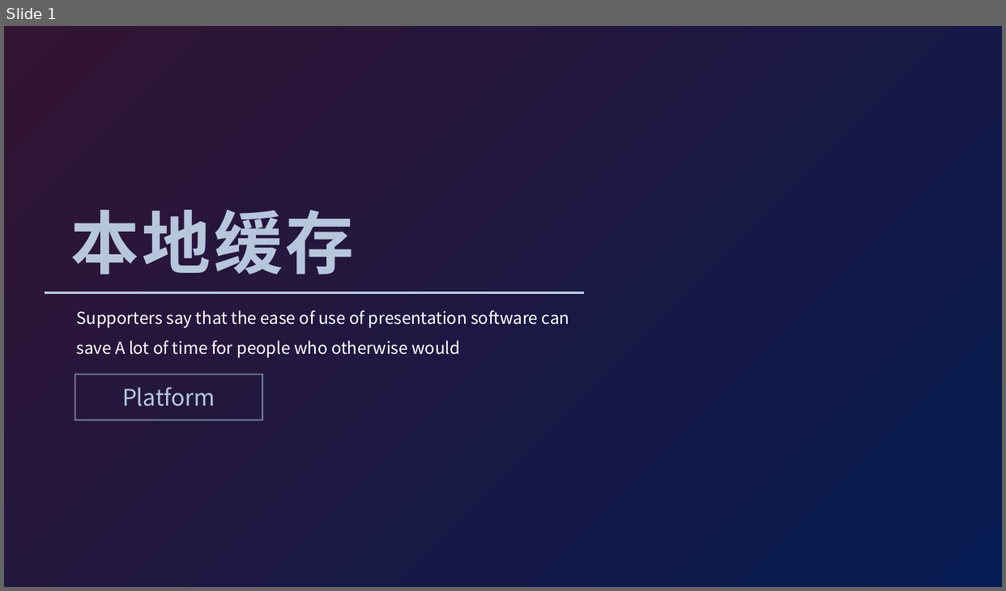
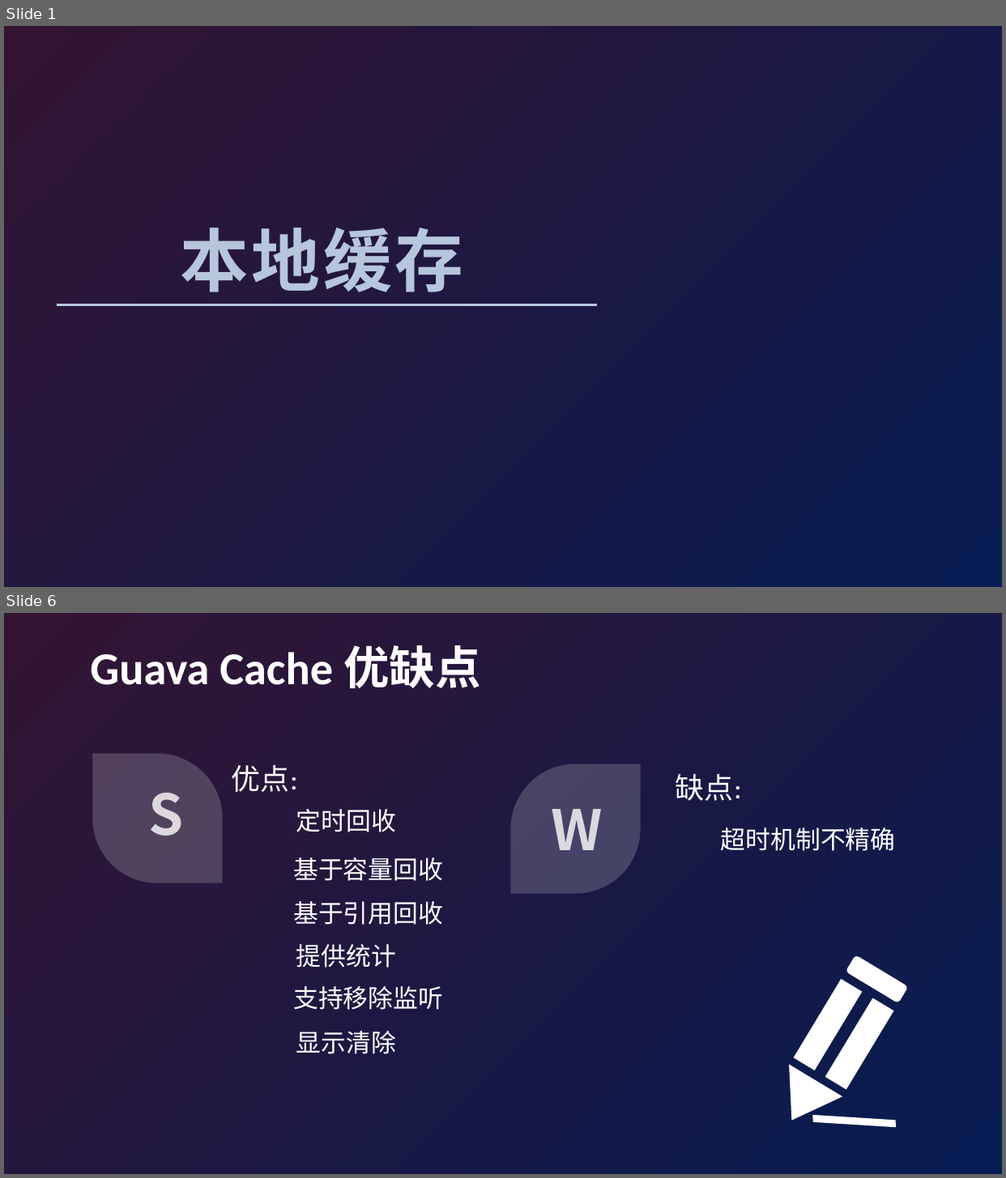
Before and after one commit to zhanghs8801/ResearchLab, a slide deck: doc/Cache.pptx. Shown one above the other, each under a label of ours: slide 1 before the commit, slides 1 and 6 after it; the slides between them are not shown. The pictures are 1006x591 and 1006x1178 pixels, drawn with LibreOffice and Linux fonts; fonts in the diff are those of the drawing; background and template pictures are left out. Boxes give left, top, right and bottom in pixels: in the first picture for what was removed or moved away, otherwise in the second. Text is boxed around its words. In the diff, an @@ line names an element or a change of style, - is before the commit and + after.

Commit message:
update cache doc

```diff
--- a/doc/Cache.pptx
+++ b/doc/Cache.pptx
@@ slide 6 added at <box>4,613,1002,1174</box>, background gradient #050102 to #331433 to #061C52 @@
@@ text added at <box>90,645,481,688</box>, 44 pt, text #FFFFFF, bold @@
+Guava Cache 优缺点
@@ freeform shape added at <box>92,754,223,884</box>, fill #F2F2F2 at 20% opacity @@
@@ text added at <box>231,764,289,792</box>, 28 pt, text #FFFFFF @@
+优点：
@@ freeform shape added at <box>511,764,641,894</box>, fill #F2F2F2 at 20% opacity @@
@@ text added at <box>675,773,733,801</box>, 28 pt, text #FFFFFF @@
+缺点：
@@ text added at <box>149,793,184,836</box>, 54 pt, text #FFFFFF at 80% opacity, bold @@
+S
@@ text added at <box>296,809,396,833</box>, 24 pt, text #FFFFFF @@
+定时回收
@@ text added at <box>551,809,602,850</box>, 54 pt, text #FFFFFF at 80% opacity, bold @@
+W
@@ text added at <box>721,828,896,851</box>, 24 pt, text #FFFFFF @@
+超时机制不精确
@@ text added at <box>293,858,443,881</box>, 24 pt, text #FFFFFF @@
+基于容量回收
@@ text added at <box>293,901,443,925</box>, 24 pt, text #FFFFFF @@
+基于引用回收
@@ text added at <box>296,944,396,968</box>, 24 pt, text #FFFFFF @@
+提供统计
@@ freeform shape added at <box>765,955,961,1169</box>, fill #FFFFFF @@
@@ text added at <box>293,986,443,1010</box>, 24 pt, text #FFFFFF @@
+支持移除监听
@@ text added at <box>296,1031,396,1054</box>, 24 pt, text #FFFFFF @@
+显示清除
@@ slide 1 changed as well @@
@@ text "本地缓存": place and size @@
-text "本地缓存" at <box>70,210,354,275</box>
+text "本地缓存" at <box>180,228,463,292</box>
@@ line moved from (44, 292) - (584, 292) to (57, 305) - (597, 305) @@
@@ text removed at <box>76,310,569,358</box> @@
-Supporters say that the ease of use of presentation software can save A lot of time for people who otherwise would
@@ rectangle removed at <box>75,375,263,420</box> @@
@@ text removed at <box>122,387,215,407</box> @@
-Platform
```
Also in this commit, not shown: 3 other slides changed, 3 other slides added, 1 slide removed.
